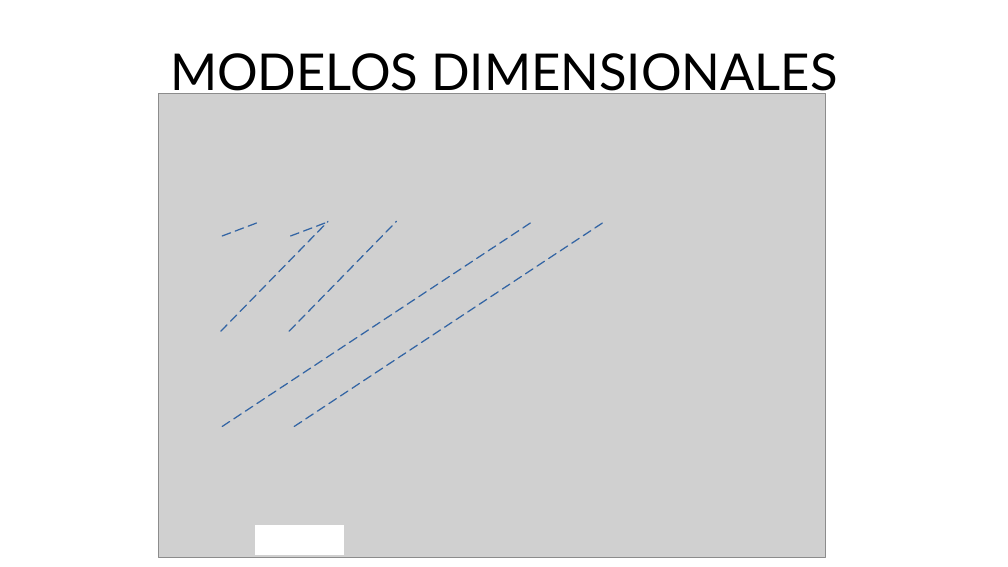
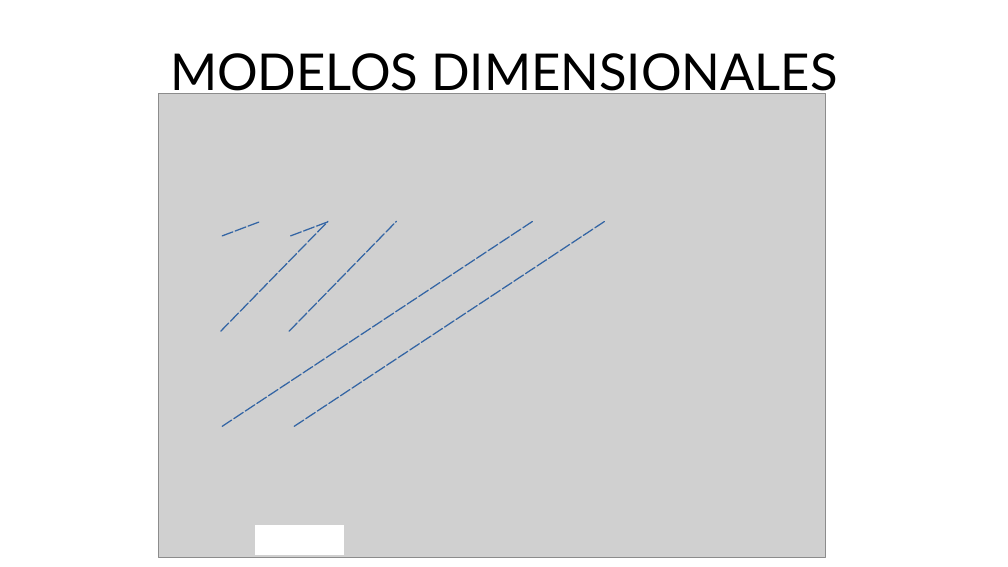
Before and after one commit to Eurobeater/cursoBigDataIA, a slide deck: slide 12 of Sistemas de Big Data/Tema 4 Modelos/Modelos_2.odp. Drawn at 1008x567 pixels with LibreOffice and Linux fonts; fonts in the diff are those of the drawing; grey boxes stand for pictures. Boxes give left, top, right and bottom in pixels: in the first picture for what was removed or moved away, otherwise in the second. Text is boxed around its words. In the diff, an @@ line names an element or a change of style, - is before the commit and + after.

```diff
--- a/Sistemas de Big Data/Tema 4 Modelos/Modelos_2.odp
+++ b/Sistemas de Big Data/Tema 4 Modelos/Modelos_2.odp
@@ line removed from (220, 331) to (328, 221) @@
@@ freeform shape added at (220, 221, 327, 331), outline #3465A4 0.99 pt @@
@@ line removed from (222, 426) to (533, 221) @@
@@ line removed from (222, 236) to (261, 221) @@
@@ freeform shape added at (222, 221, 533, 426), outline #3465A4 0.99 pt @@
@@ freeform shape added at (222, 221, 261, 236), outline #3465A4 0.99 pt @@
@@ line removed from (289, 331) to (397, 221) @@
@@ freeform shape added at (289, 221, 396, 331), outline #3465A4 0.99 pt @@
@@ line removed from (291, 236) to (329, 221) @@
@@ freeform shape added at (291, 221, 329, 236), outline #3465A4 0.99 pt @@
@@ line removed from (295, 426) to (605, 221) @@
@@ freeform shape added at (295, 221, 606, 426), outline #3465A4 0.99 pt @@
@@ rectangle removed at (20, 303, 957, 371) @@
@@ freeform shape added at (20, 303, 957, 371), fill #FFFFFF, outline #FFFFFF 0 pt @@
```
Also in this commit, not shown: 33 other slides changed, 1 other file.
